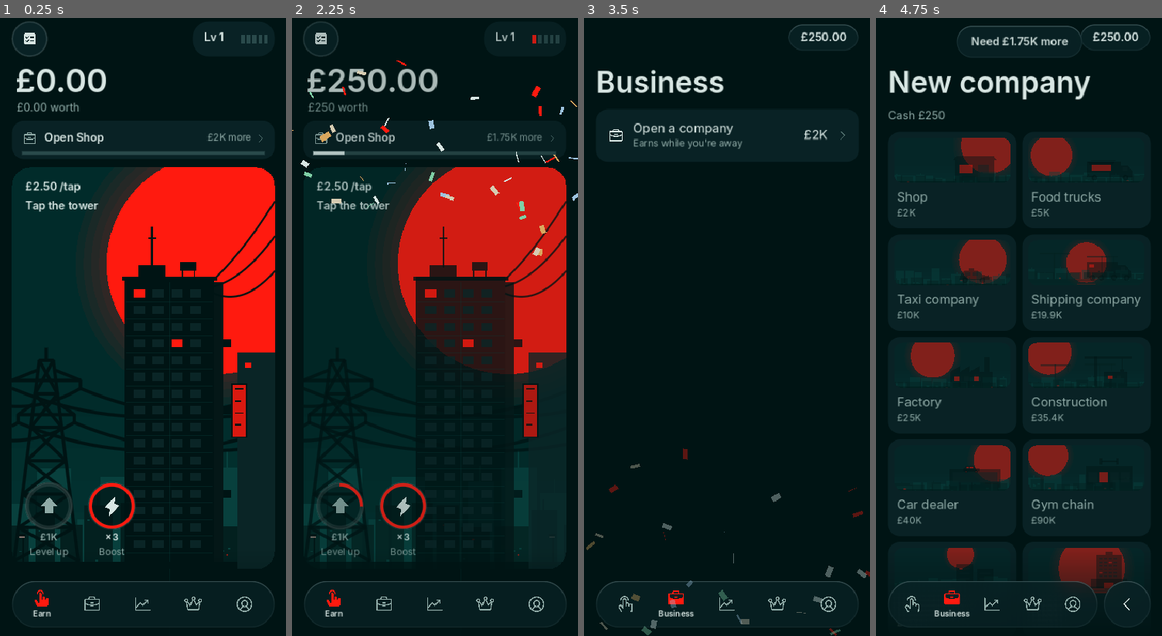
Above: before the commit, frames 1-4 (left to right).
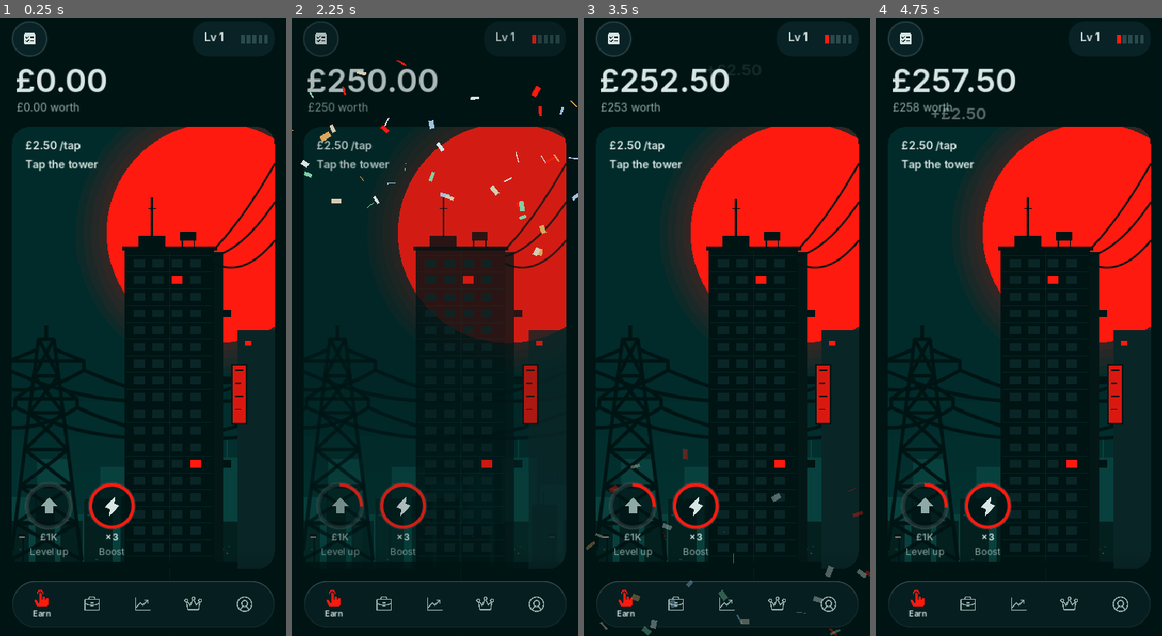
Above: after the commit, the same moments.

Repository: ytjustjosh17-cpu/MCG
Game: Godot game, scene res://scenes/main.tscn
The game is run twice, just before and just after one commit, with the same random seed, the same clock (stepped at 60 frames per second) and the same inputs.
Inputs (mouse positions are in pixels of both pictures, inside the frame that each line leads up to):
- Up to frame 1 (0.25 s): no input
- Up to frame 2 (2.25 s): click (320, 36) at 0.5 s; click "Claim £250" at 1.25 s; click "Tap 400 times" at 2 s
- Up to frame 3 (3.5 s): click (727, 141) at 2.75 s, where only the run before the commit has a clickable "Open Shop"
- Up to frame 4 (4.75 s): click (1019, 135) at 3.52 s; click (953, 178) at 4.25 s, where only the run before the commit has a clickable "Shop"

The runs differ from the first frame. In frame 1, 12% of the frame differs, in the area x 4-97%, y 17-88%; in frame 2, 12%; in frame 3, 25%; in frame 4, 29%, in the area x 4-97%, y 0-97%.

Commit message:
Earn: remove the next-goal card (owner request)
Co-Authored-By: Claude Opus 5.5 <noreply@anthropic.com>
Claude-Session: https://claude.ai/code/session_01G43aEuqkjUy83khniNYyKE

Diff:
--- a/game/scripts/earn_page.gd
+++ b/game/scripts/earn_page.gd
@@ -18,7 +18,6 @@
 var _buff: Label
 var _level_btn: IconButton
 var _boost_btn: IconButton
-var _goal: GoalCard
 var _hint: Label
 var _level_cap: Label
 var _boost_cap: Label
@@ -56,12 +55,6 @@
 	_rate = UI.label("", 15, UI.SUB)
 	add_child(_rate)
 
-	_goal = GoalCard.new()
-	_goal.pressed.connect(func():
-		if not _goal.goal.is_empty():
-			Kit.tick()
-			open_tab.emit(int(_goal.goal["tab"])))
-	add_child(_goal)
 
 	_card = TowerCard.new()
 	_card.name = "TowerCard"
@@ -113,9 +106,7 @@
 		_meter[i].position = Vector2(66 + i * 8, 18)
 	_worth.position = Vector2(20, 58)
 	_rate.position = Vector2(22, 112)
-	_goal.position = Vector2(16, 140)
-	_goal.size = Vector2(w - 32, 52)
-	var top := 204.0 if _goal.visible else 148.0
+	var top := 148.0
 	_card.position = Vector2(16, top)
 	_card.size = Vector2(w - 32, maxf(260.0, h - NAV_SPACE - top))
 	_level_btn.size = _level_btn.custom_minimum_size
@@ -149,10 +140,6 @@
 	var prog := Game.level_progress()
 	for i in 5:
 		_meter[i].color = UI.RED if prog >= (i + 1) / 5.0 - 0.001 else UI.TRACK
-	var had := _goal.visible
-	_goal.set_goal(Game.next_goal())
-	if had != _goal.visible:
-		_layout.call_deferred()
 	_hint.visible = Game.taps < 10 and not (Game.frenzy_active() or Game.rush_active())
 	_per_tap.text = Game.money_short(Game.tap_value() * _tap_mult()) + " /tap"
 	var maxed := Game.level >= Data.MAX_LEVEL
--- a/game/scripts/goal_card.gd
+++ /dev/null
@@ -1,77 +0,0 @@
-class_name GoalCard
-extends Button
-## Earn screen: the next big thing to save for, with a thin progress line.
-
-var _icon: Icon
-var _title: Label
-var _sub: Label
-var _chev: Icon
-var _prog := 0.0
-var goal := {}
-
-
-func _init() -> void:
-	focus_mode = Control.FOCUS_NONE
-	for st in ["normal", "hover", "pressed", "focus", "disabled"]:
-		add_theme_stylebox_override(st, UI.box(UI.PANEL if st != "pressed" else UI.RAISED, 16))
-	_icon = Icon.new("goal", UI.SUB, 20.0)
-	add_child(_icon)
-	_title = UI.label("", 15, UI.TEXT, true)
-	_title.text_overrun_behavior = TextServer.OVERRUN_TRIM_ELLIPSIS
-	add_child(_title)
-	_sub = UI.label("", 13, UI.SUB)
-	_sub.horizontal_alignment = HORIZONTAL_ALIGNMENT_RIGHT
-	add_child(_sub)
-	_chev = Icon.new("chevron", UI.DIM, 14.0)
-	add_child(_chev)
-	resized.connect(_layout)
-	Kit.press_fx(self)
-
-
-func _layout() -> void:
-	_icon.position = Vector2(14, (size.y - 20.0) * 0.5 - 2.0)
-	_chev.position = Vector2(size.x - 12 - 14, (size.y - 14.0) * 0.5 - 2.0)
-	_sub.size = Vector2(110, 20)
-	_sub.position = Vector2(size.x - 32 - 110, (size.y - 20.0) * 0.5 - 2.0)
-	_title.position = Vector2(44, (size.y - 22.0) * 0.5 - 2.0)
-	_title.size = Vector2(maxf(0.0, size.x - 44 - 150), 22)
-
-
-func set_goal(g: Dictionary) -> void:
-	goal = g
-	visible = not g.is_empty()
-	if g.is_empty():
-		return
-	var cost := float(g["cost"])
-	_prog = 1.0 if cost <= 0.0 else clampf(Game.cash / cost, 0.0, 1.0)
-	var ready := _prog >= 1.0
-	_icon.kind = g["icon"]
-	_icon.set_style(UI.RED if ready else UI.SUB)
-	_title.text = title_for(g)
-	var wait := Game.eta(cost)
-	_sub.text = "Buy now" if ready else (wait if wait != "" else Game.money_short(cost - Game.cash) + " more")
-	_sub.add_theme_color_override("font_color", UI.TEXT if ready else UI.SUB)
-	queue_redraw()
-
-
-static func title_for(g: Dictionary) -> String:
-	## A verb first, so the card says what to do: "Open X", "Buy X", "Move to X".
-	var t := String(g["text"])
-	match String(g["icon"]):
-		"home":
-			return "Move to " + t
-		"business":
-			return ("Buy " + t.substr(3)) if t.begins_with("+1 ") else ("Open " + t)
-		"pie":
-			return "Form " + t
-		"invest":
-			return t if t.contains(" for ") else ("Buy " + t)
-	return t
-
-
-func _draw() -> void:
-	var w := size.x - 28.0
-	var y := size.y - 8.0
-	draw_line(Vector2(14, y), Vector2(14 + w, y), UI.TRACK, 3.0, true)
-	if _prog > 0.0:
-		draw_line(Vector2(14, y), Vector2(14 + w * _prog, y), UI.RED if _prog >= 1.0 else UI.TEXT, 3.0, true)
--- a/game/tests/scroll_test.gd
+++ b/game/tests/scroll_test.gd
@@ -204,8 +204,7 @@
 	_ev_button(tp, false)
 	await create_timer(0.3).timeout
 	_ok(g.taps == taps0 + 1, "tapping the tower still earns")
-	await _wobble_tap(earn._goal.get_global_rect().get_center())
-	_ok(main._current != 0, "tapping the goal card opens its tab")
+	_ok(earn.get("_goal") == null, "the Earn screen has no next-goal card (owner removed it)")
 	# Hold +1 on a company to keep buying outlets.
 	g.cash = 1.0e9
 	g.open_business("shop", "Hold Test")
Not shown, removed: game/scripts/goal_card.gd.uid
Not shown, changed: docs/ARCHITECTURE.md
